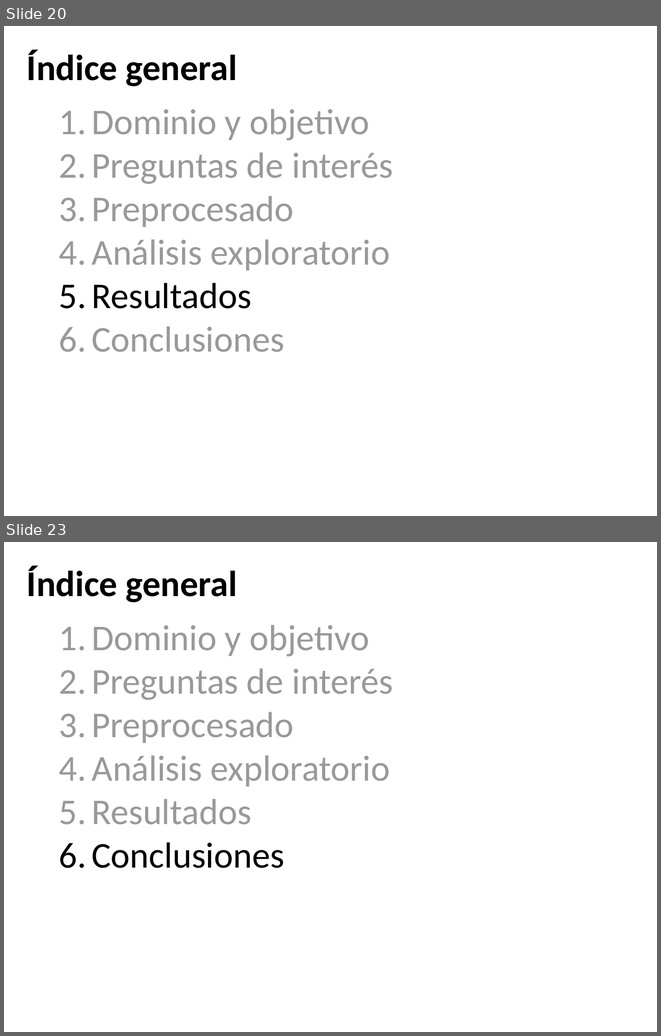
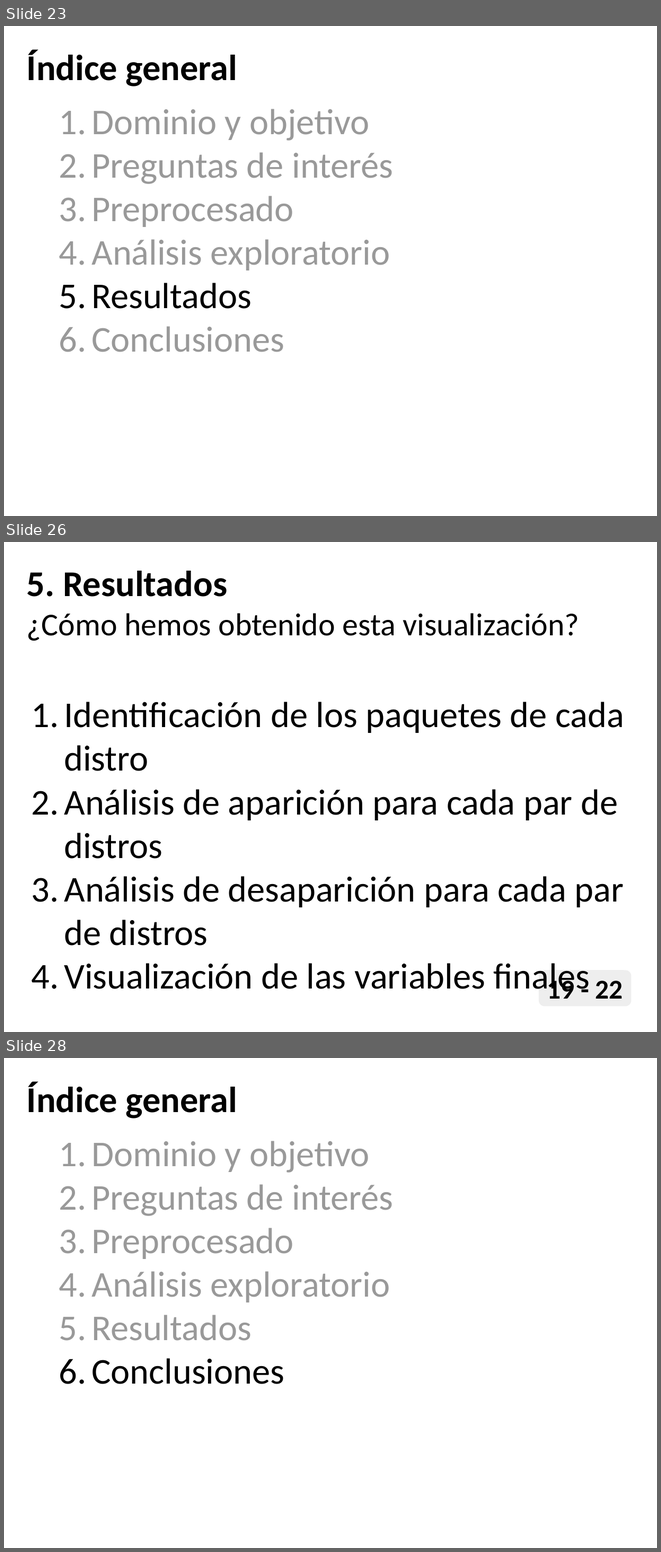
Before and after one commit to joszamama/linux-distros-analysis, a slide deck: docs/DAS - Presentación.pptx. Shown one above the other, each under a label of ours: slides 20 and 23 before the commit, slides 23, 26 and 28 after it; the slides between them are not shown. The pictures are 661x1036 and 661x1552 pixels, drawn with LibreOffice and Linux fonts; fonts in the diff are those of the drawing. Boxes give left, top, right and bottom in pixels: in the first picture for what was removed or moved away, otherwise in the second. Text is boxed around its words. In the diff, an @@ line names an element or a change of style, - is before the commit and + after.

```diff
--- a/docs/DAS - Presentación.pptx
+++ b/docs/DAS - Presentación.pptx
@@ slide 26 added at <box>4,542,657,1032</box>, background #FFFFFF @@
@@ text added at <box>27,571,580,641</box>, 35 pt, text #000000 @@
+5. Resultados
+¿Cómo hemos obtenido esta visualización?
@@ text added at <box>64,702,624,997</box>, 40 pt, text #000000 @@
+1. Identificación de los paquetes de cada distro
+2. Análisis de aparición para cada par de distros
+3. Análisis de desaparición para cada par de distros
+4. Visualización de las variables finales
@@ rounded rectangle added at <box>539,970,632,1006</box>, fill #EEEEEE, 30 pt, text #000000, bold @@
+19 - 22
@@ what was slide 20 is now slide 23 @@
@@ what was slide 23 is now slide 28 @@
```
Also in this commit, not shown: 14 slides changed, 7 other slides added, 3 slides removed, 1 other file.
